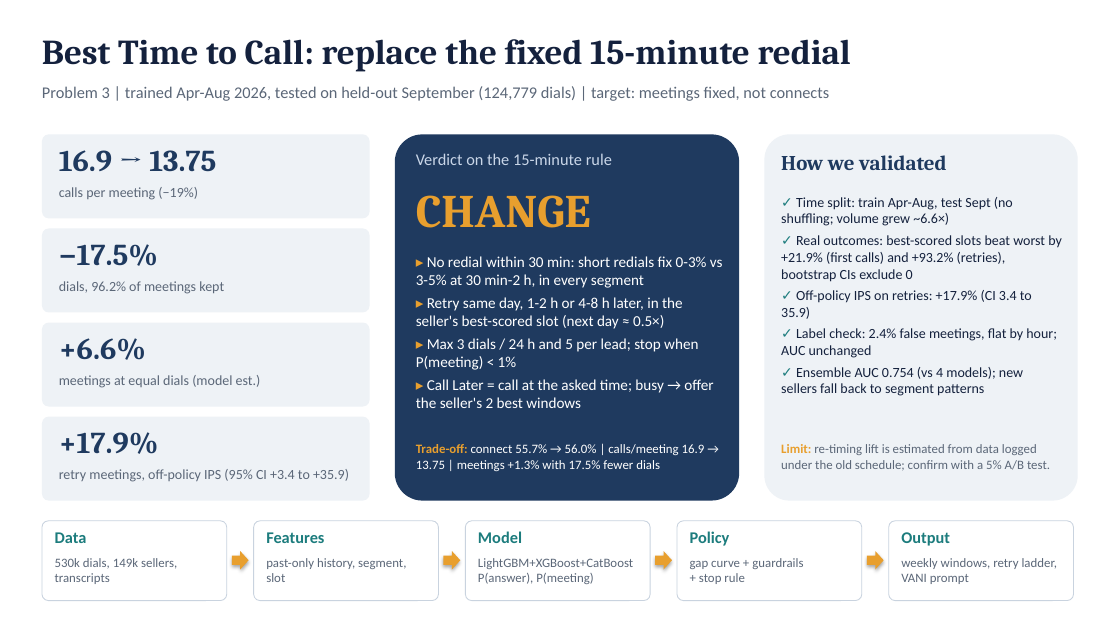
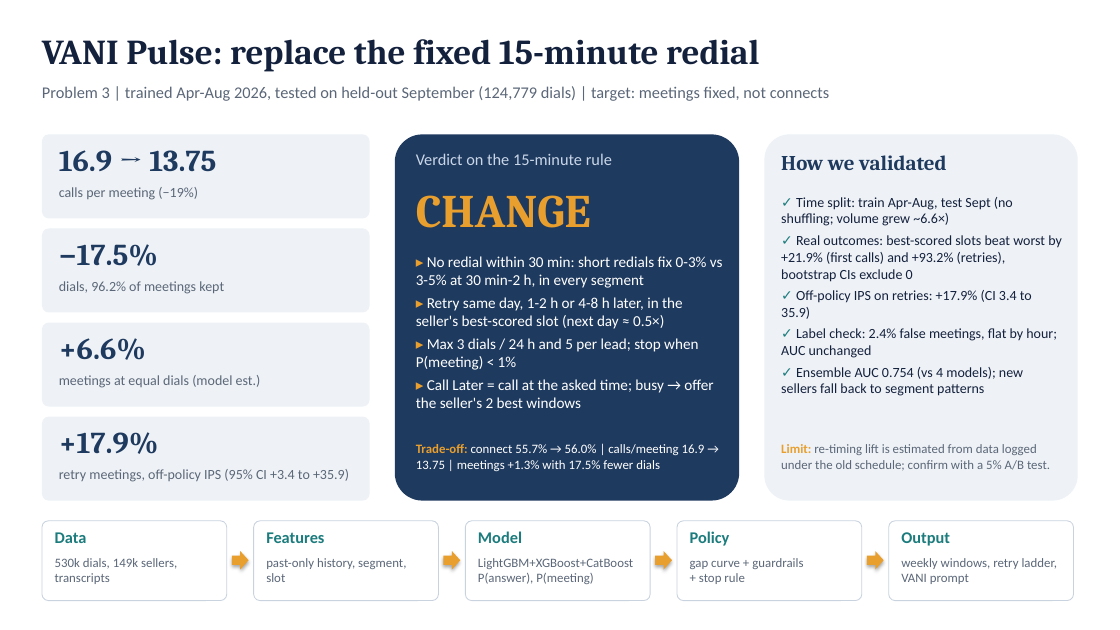
Before and after one commit to Vedantk1919/VANI-Pulse, a slide deck: slide 1 of presentation/best_time_to_call_one_slide.pptx. Drawn at 1120x630 pixels with LibreOffice and Linux fonts; fonts in the diff are those of the drawing. Boxes give left, top, right and bottom in pixels: in the first picture for what was removed or moved away, otherwise in the second. Text is boxed around its words. In the diff, an @@ line names an element or a change of style, - is before the commit and + after.

```diff
--- a/presentation/best_time_to_call_one_slide.pptx
+++ b/presentation/best_time_to_call_one_slide.pptx
@@ text at (42, 39, 759, 72): text changed @@
-Best Time to Call: replace the fixed 15-minute redial
+VANI Pulse: replace the fixed 15-minute redial
```
Also in this commit, not shown: 5 other files.
